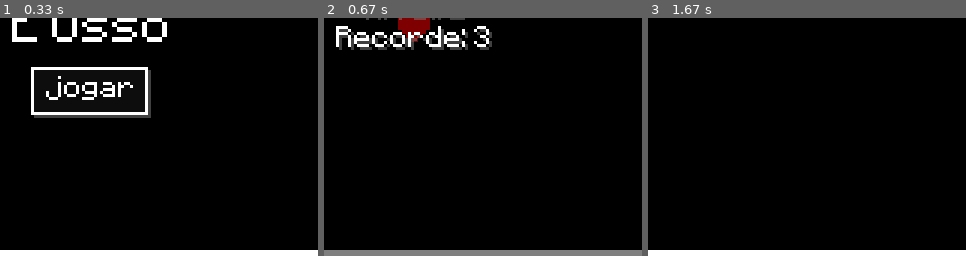
Above: before the commit, frames 1-3 (left to right).
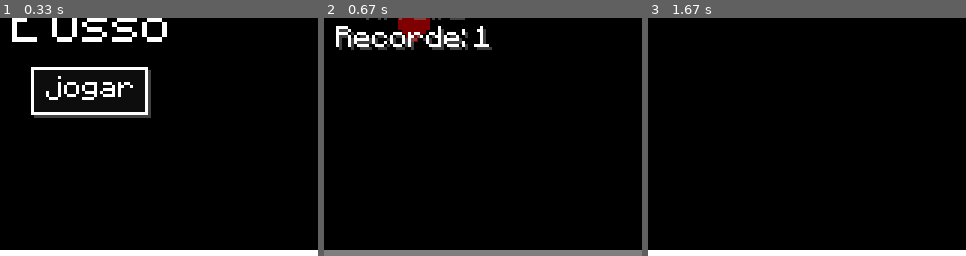
Above: after the commit, the same moments.

Repository: kwwala/eosso
Game: pygame game, started from game.py
Two runs of this game, one before a commit and one after it. Both use one fixed random seed, a clock stepped at 60 frames per second and the inputs below.
Inputs (mouse positions are % of the whole screen's width and height, from its top left):
- Up to frame 1 (0.33 s): no input
- Up to frame 2 (0.67 s): click (50, 64) at 0.38 s
- Up to frame 3 (1.67 s): hold Up 1.17-1.63 s
The pictures show only the part of the screen within x 36-86%, y 48-98%; the shares and areas given below are measured in that part.

Frame 1 is identical in both runs. In frame 2, 0.3% of the frame differs, in the area x 47-53%, y 3-14%; in frame 3, nothing differs.

Commit message:
consertar bug no icone do programa

Diff:
--- a/game.py
+++ b/game.py
@@ -3,22 +3,22 @@
 import os
 
 # Initialize pygame
+pygame.display.set_caption("É Osso")
+icon = pygame.image.load('images/shadedicon.png')
 pygame.init()
 screen = pygame.display.set_mode((640, 480))
+pygame.display.set_icon(icon)
 clock = pygame.time.Clock()
-pygame.display.set_icon(pygame.image.load('images/shadedicon.png'))
-pygame.display.set_caption("É Osso")
 
 # Setup resources
-fontPath = os.path.join(os.path.dirname(__file__), "fonts", "minecraftia.ttf")
-font = pygame.font.Font(fontPath, 24)
+font = pygame.font.Font("fonts/minecraftia.ttf", 24)
 width, height = screen.get_size()
 
 # Game state variables
 level = 1
-maxLevel = 3
+maxLevel = level
 newLevel = True
-squareSize = 32
+heartSize = 32
 velocity = 5
 
 # Player setup
@@ -328,7 +328,7 @@
             amountFlippedBones = [b for b in amountFlippedBones if b["x"] > -24]
 
             # Collision detection
-            heartRect = pygame.Rect(newX, y, squareSize, squareSize)
+            heartRect = pygame.Rect(newX, y, heartSize, heartSize)
 
             allAmountBones = amountBones + amountFlippedBones
 
@@ -391,7 +391,7 @@
             amountFlippedBones = [b for b in amountFlippedBones if b["x"] < width + 24]
 
             # Collision detection
-            heartRect = pygame.Rect(newX, y, squareSize, squareSize)
+            heartRect = pygame.Rect(newX, y, heartSize, heartSize)
 
             allAmountBones = amountBones + amountFlippedBones
 
@@ -454,7 +454,7 @@
             screen.blit(flippedBone, (flippedBoneX, flippedBoneY))
 
             # Collision detection for levels 1-4
-            heartRect = pygame.Rect(newX, y, squareSize, squareSize)
+            heartRect = pygame.Rect(newX, y, heartSize, heartSize)
             bonesRect = pygame.Rect(boneX + 4, boneY, 24, 320)
             flippedBoneRect = pygame.Rect(flippedBoneX + 4, flippedBoneY, 24, 320)
 
